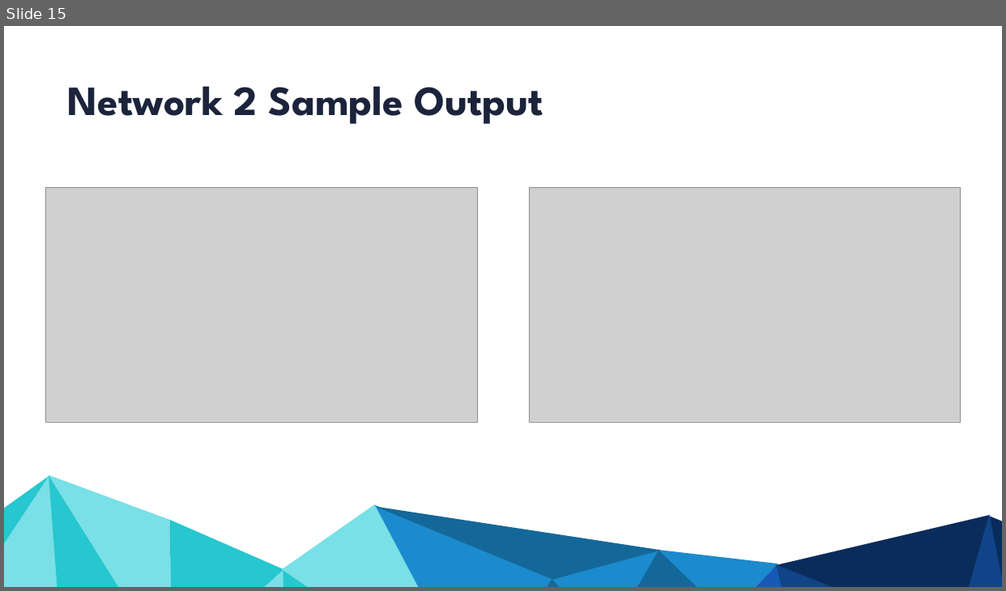
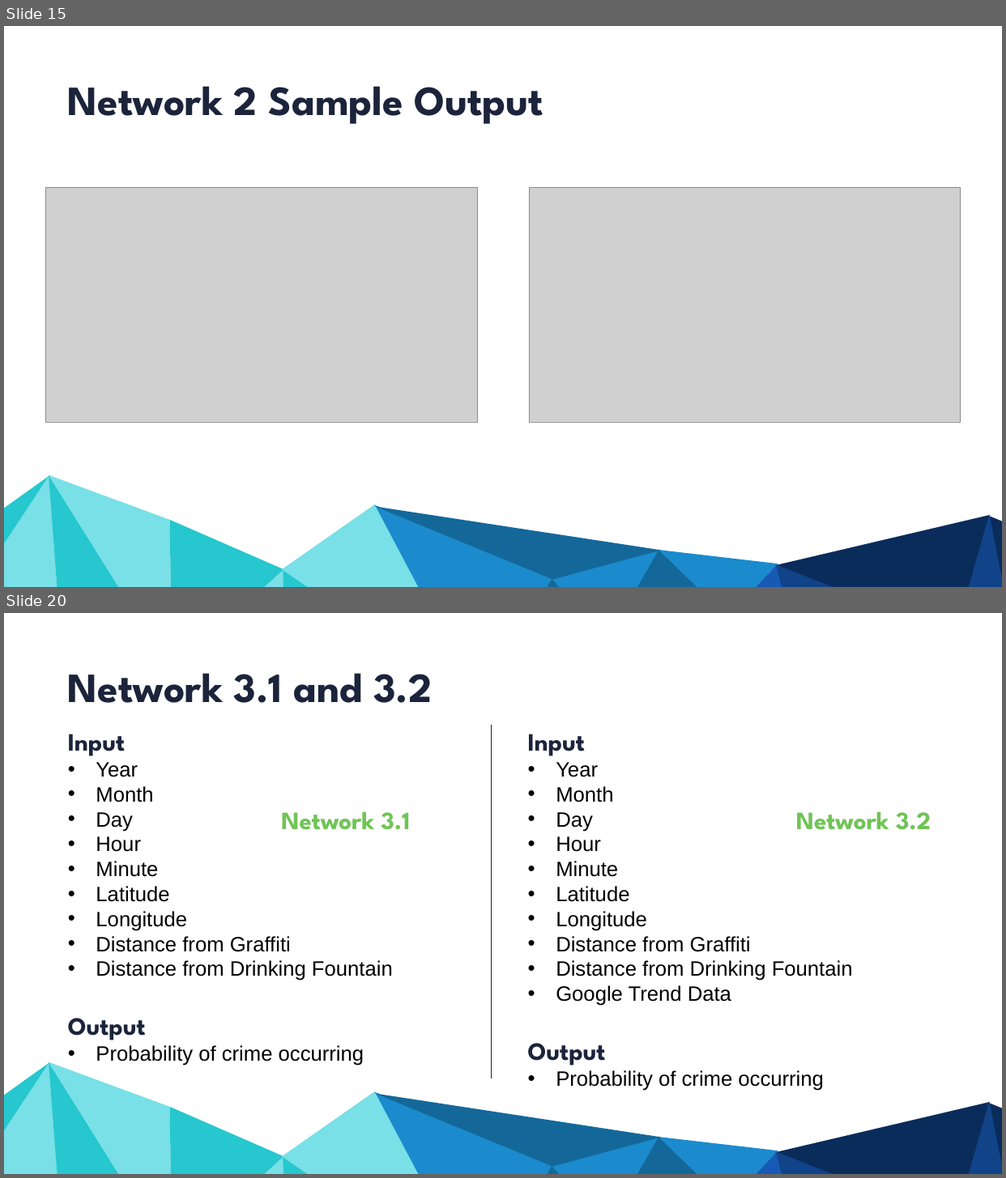
Before and after one commit to NasirKhalid24/Vancouver-Crime-Prediction, a slide deck: Final Presentation.pptx. Shown one above the other, each under a label of ours: slide 15 before the commit, slides 15 and 20 after it; the slides between them are not shown. The pictures are 1006x591 and 1006x1178 pixels, drawn with LibreOffice and Linux fonts; fonts in the diff are those of the drawing; grey boxes stand for pictures. Boxes give left, top, right and bottom in pixels: in the first picture for what was removed or moved away, otherwise in the second. Text is boxed around its words. In the diff, an @@ line names an element or a change of style, - is before the commit and + after.

```diff
--- a/Final Presentation.pptx
+++ b/Final Presentation.pptx
@@ slide 20 added at (4, 613, 1002, 1174), background #FFFFFF; not listed: 19 template elements that a slide beside it also shows @@
@@ text added at (68, 673, 432, 703), 80 pt, text #1B243B, bold @@
+Network 3.1 and 3.2
@@ text added at (68, 734, 393, 1066), 40 pt, text #000000 @@
+Input
+• Year
+• Month
+• Day
+• Hour
+• Minute
+• Latitude
+• Longitude
+• Distance from Graffiti
+• Distance from Drinking Fountain
+Output
+• Probability of crime occurring
@@ line added from (491, 725) to (491, 1079), #1A233A 0.75 pt @@
@@ text added at (528, 734, 853, 1091), 40 pt, text #000000 @@
+Input
+• Year
+• Month
+• Day
+• Hour
+• Minute
+• Latitude
+• Longitude
+• Distance from Graffiti
+• Distance from Drinking Fountain
+• Google Trend Data
+Output
+• Probability of crime occurring
@@ text added at (281, 812, 410, 830), 48 pt, text #70C456, bold @@
+Network 3.1
@@ text added at (796, 812, 931, 830), 48 pt, text #70C456, bold @@
+Network 3.2
```
Also in this commit, not shown: 1 slide changed, 13 other slides added.
